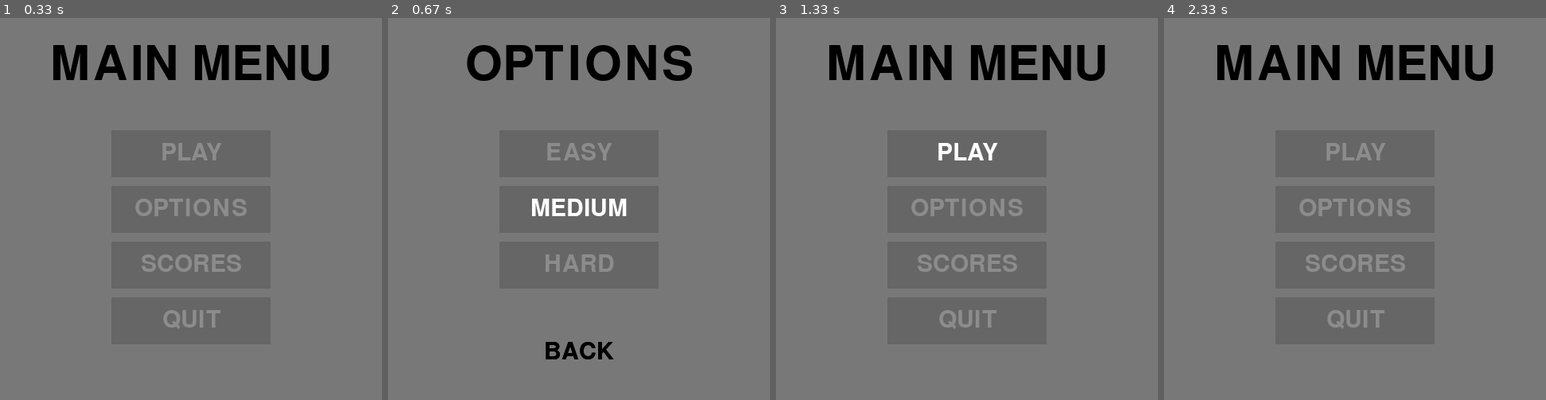
Above: before the commit, frames 1-4 (left to right).
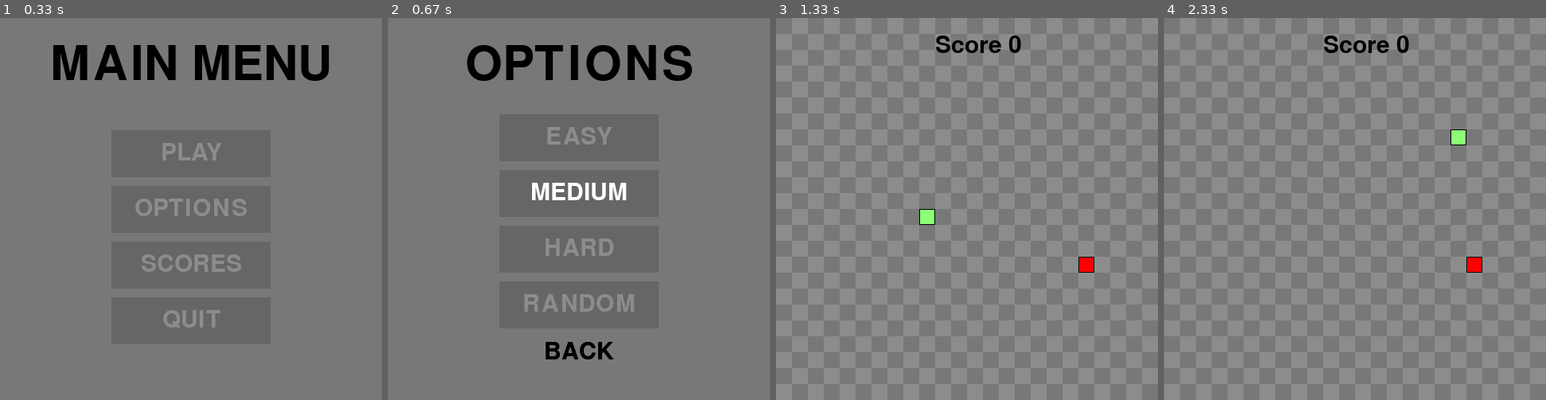
Above: after the commit, the same moments.

Repository: EricNohara/PyGame-Snake
Game: pygame game, started from main.py
Same seed, same stepped clock (60 frames per second), same inputs: the game is played once before the commit and once after it.
Inputs (mouse positions are in pixels of both pictures, inside the frame that each line leads up to):
- Up to frame 1 (0.33 s): no input
- Up to frame 2 (0.67 s): click (579, 209) at 0.38 s
- Up to frame 3 (1.33 s): click (967, 231) at 0.72 s; click (967, 151) at 1.05 s, where only the run after the commit has a clickable "PLAY"
- Up to frame 4 (2.33 s): hold Right 1.33-1.8 s; move the mouse to (1492, 342) at 1.37 s; hold Up 1.83-2.13 s; hold Right from 2.17 s (still down)

Frame 1 is identical in both runs. In frame 2, 2.6% of the frame differs, in the area x 37-63%, y 29-67%; in frame 3, 14%, in the area x 13-87%, y 4-86%; in frame 4, 13%.

Commit message:
added new difficulty setting that randomizes the speed of the snake upon death

Diff:
--- a/globvars.py
+++ b/globvars.py
@@ -15,8 +15,9 @@
 LEFT = (-1, 0)
 RIGHT = (1, 0)
 SCORES = [0,0,0]
+RANDOM_SETTING = False
 
-difficulty_setting = 10
+DIFFICULTY_SETTING = 10
 font = pg.font.Font('freesansbold.ttf', 30)
 menu_font = pg.font.Font('freesansbold.ttf', 60)
 screen = pg.display.set_mode(SIZE)      # set the screen
--- a/main.py
+++ b/main.py
@@ -45,6 +45,9 @@
         self.direction = random.choice([UP, DOWN, LEFT, RIGHT])     # initial direction is random
         self.insert_score()
         self.score = 0
+        if RANDOM_SETTING:
+            global DIFFICULTY_SETTING
+            DIFFICULTY_SETTING = random.randint(2,50)
 
     def draw(self, surface):
         for pos in self.positions:
@@ -110,7 +113,8 @@
 
     # Gameplay loop
     while True:
-        clock.tick(difficulty_setting)  #set the FPS
+        clock.tick(DIFFICULTY_SETTING)  #set the FPS
+
         # snake and food subfunctions
         snake.handle_keys()
         draw_grid(surface)
@@ -138,7 +142,7 @@
         pg.display.update()
 
 def options():
-    global difficulty_setting
+    global DIFFICULTY_SETTING
 
     while True:
         OPTIONS_MOUSE_POS = pg.mouse.get_pos()
@@ -151,14 +155,16 @@
 
         OPTIONS_BACK = Button(image=None, pos=(WIDTH/2, HEIGHT-60),
                             text_input="BACK", font=font, base_color="Black", hovering_color=white)
-        EASY_BUTTON = Button(image=pg.image.load("assets/Btn-Rect2.png"), pos=(WIDTH/2, HEIGHT/2 - 70),
+        EASY_BUTTON = Button(image=pg.image.load("assets/Btn-Rect2.png"), pos=(WIDTH/2, HEIGHT/2-90),
                             text_input="EASY", font=font, base_color=grey2, hovering_color=white)
-        MEDIUM_BUTTON = Button(image=pg.image.load("assets/Btn-Rect2.png"), pos=(WIDTH/2, HEIGHT/2),
+        MEDIUM_BUTTON = Button(image=pg.image.load("assets/Btn-Rect2.png"), pos=(WIDTH/2, HEIGHT/2-20),
                             text_input="MEDIUM", font=font, base_color=grey2, hovering_color=white)
-        HARD_BUTTON = Button(image=pg.image.load("assets/Btn-Rect2.png"), pos=(WIDTH/2, HEIGHT/2+70),
+        HARD_BUTTON = Button(image=pg.image.load("assets/Btn-Rect2.png"), pos=(WIDTH/2, HEIGHT/2+50),
                             text_input="HARD", font=font, base_color=grey2, hovering_color=white)
-
-        for button in [EASY_BUTTON, MEDIUM_BUTTON, HARD_BUTTON]:
+        RANDOMIZE_BUTTON = Button(image=pg.image.load("assets/Btn-Rect2.png"), pos=(WIDTH/2, HEIGHT/2+120),
+                            text_input="RANDOM", font=font, base_color=grey2, hovering_color=white)
+
+        for button in [EASY_BUTTON, MEDIUM_BUTTON, HARD_BUTTON, RANDOMIZE_BUTTON]:
             button.changeColor(OPTIONS_MOUSE_POS)
             button.update(screen)
 
@@ -166,6 +172,7 @@
         OPTIONS_BACK.update(screen)
 
         for event in pg.event.get():
+            global RANDOM_SETTING
             if event.type == pg.QUIT:
                 pg.quit()
                 sys.exit()
@@ -176,19 +183,26 @@
             if event.type == pg.MOUSEBUTTONDOWN:
                 if OPTIONS_BACK.checkForInput(OPTIONS_MOUSE_POS):
                     pg.mixer.Sound.play(click)
-                    pg.mixer.Sound.play(click)
                     main_menu()
                 if EASY_BUTTON.checkForInput(OPTIONS_MOUSE_POS):
                     pg.mixer.Sound.play(click)
-                    difficulty_setting = 6
+                    RANDOM_SETTING = False
+                    DIFFICULTY_SETTING = 6
                     main_menu()
                 if MEDIUM_BUTTON.checkForInput(OPTIONS_MOUSE_POS):
                     pg.mixer.Sound.play(click)
-                    difficulty_setting = 10
+                    RANDOM_SETTING = False
+                    DIFFICULTY_SETTING = 10
                     main_menu()
                 if HARD_BUTTON.checkForInput(OPTIONS_MOUSE_POS):
                     pg.mixer.Sound.play(click)
-                    difficulty_setting = 14
+                    RANDOM_SETTING = False
+                    DIFFICULTY_SETTING = 14
+                    main_menu()
+                if RANDOMIZE_BUTTON.checkForInput(OPTIONS_MOUSE_POS):
+                    pg.mixer.Sound.play(click)
+                    RANDOM_SETTING = True
+                    DIFFICULTY_SETTING = random.randint(2,50)
                     main_menu()
 
         pg.display.update()
